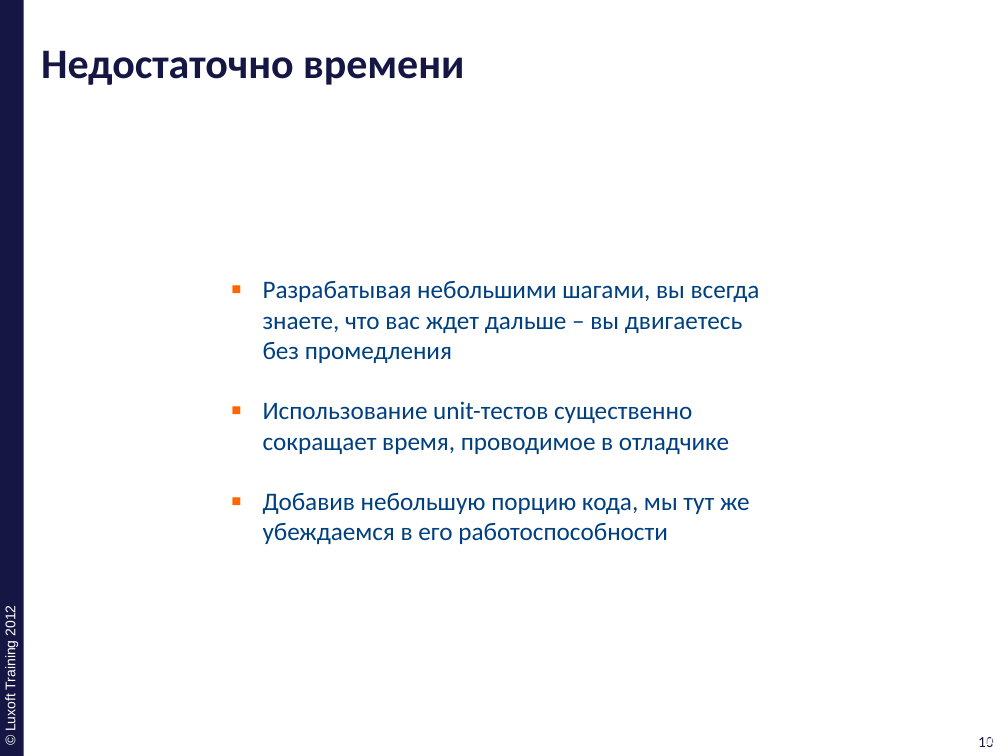
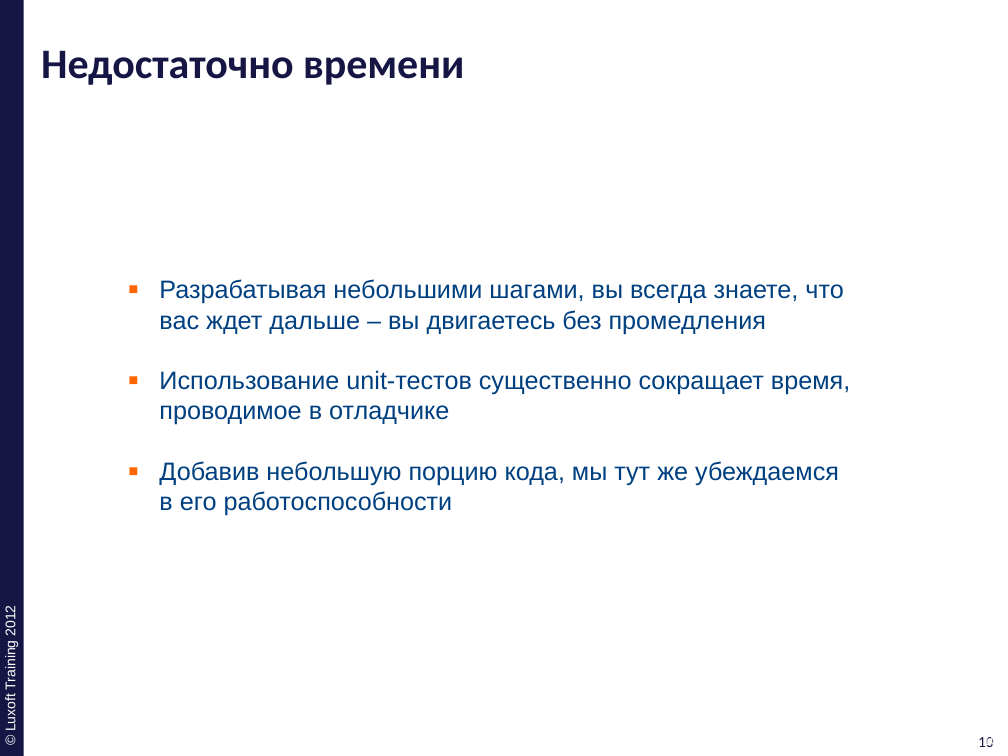
Before and after one commit to ivan-dyachenko/Trainings, a slide deck: slide 10 of Test Driven Development/materials/pptx/13. TDD-Evangelists.pptx. Drawn at 1008x756 pixels with LibreOffice and Linux fonts; fonts in the diff are those of the drawing; background and template pictures are left out. Boxes give left, top, right and bottom in pixels: in the first picture for what was removed or moved away, otherwise in the second. Text is boxed around its words. In the diff, an @@ line names an element or a change of style, - is before the commit and + after.

```diff
--- a/Test Driven Development/materials/pptx/13. TDD-Evangelists.pptx
+++ b/Test Driven Development/materials/pptx/13. TDD-Evangelists.pptx
@@ text "Разрабатывая небольшими шагами, вы всегда ...": place and size @@
-text "Разрабатывая небольшими шагами, вы всегда ..." at box(263, 281, 760, 544)
+text "Разрабатывая небольшими шагами, вы всегда ..." at box(159, 279, 850, 516)
@@ text "Разрабатывая небольшими шагами, вы всегда ..." at box(159, 279, 850, 516): font Calibri to Arial @@
```
Also in this commit, not shown: 14 other slides changed, 1 other file.
